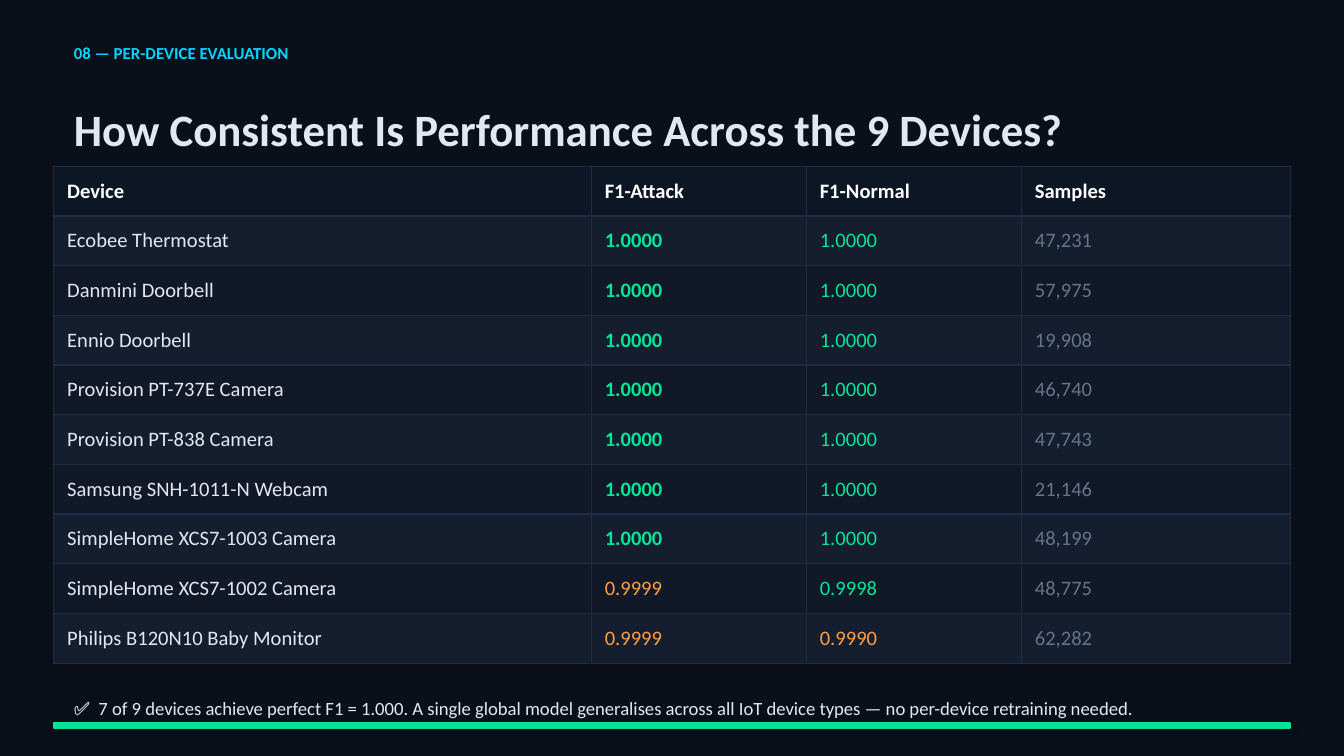
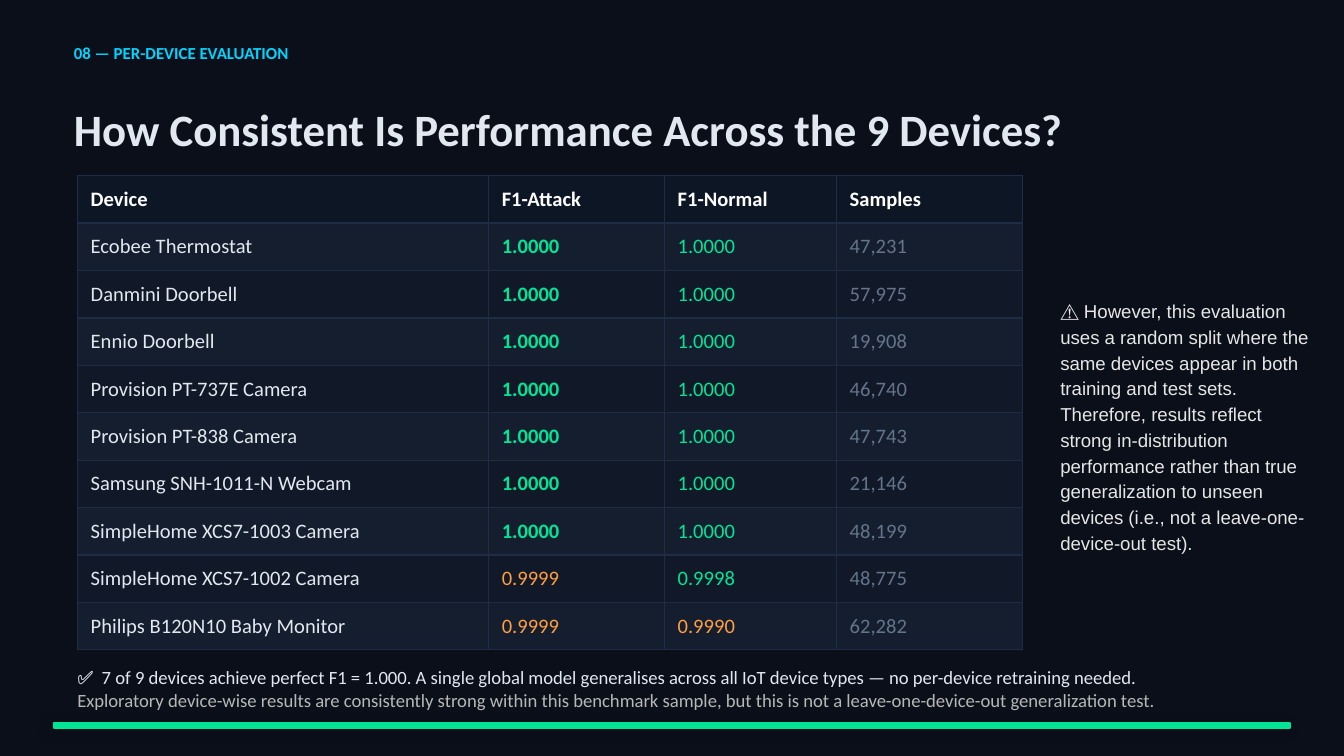
Before and after one commit to JinL2001/IoT_IDS_Full_Pipeline, a slide deck: slide 9 of IoT_IDS_Presentation.pptx. Drawn at 1344x756 pixels with LibreOffice and Linux fonts; fonts in the diff are those of the drawing. Boxes give left, top, right and bottom in pixels: in the first picture for what was removed or moved away, otherwise in the second. Text is boxed around its words. In the diff, an @@ line names an element or a change of style, - is before the commit and + after.

Commit message:
refine limited / weak notion of generalization

```diff
--- a/IoT_IDS_Presentation.pptx
+++ b/IoT_IDS_Presentation.pptx
@@ table: place and size @@
-table at bbox=[54, 167, 1290, 664]
+table at bbox=[77, 176, 1023, 641]
@@ text added at bbox=[1060, 304, 1309, 554], 10 pt, text #E7E6E6 @@
+⚠️ However, this evaluation uses a random split where the same devices appear in both training and test sets. Therefore, results reflect strong in-distribution performance rather than true generalization to unseen devices (i.e., not a leave-one-device-out test).
@@ text "✅ 7 of 9 devices ...": place and size @@
-text "✅ 7 of 9 devices ..." at bbox=[98, 702, 1133, 718]
+text "✅ 7 of 9 devices ..." at bbox=[77, 671, 1154, 710]
@@ text at bbox=[77, 694, 1154, 710]: paragraph added @@
+Exploratory device-wise results are consistently strong within this benchmark sample, but this is not a leave-one-device-out generalization test.
```
Also in this commit, not shown: 4 other slides changed.
